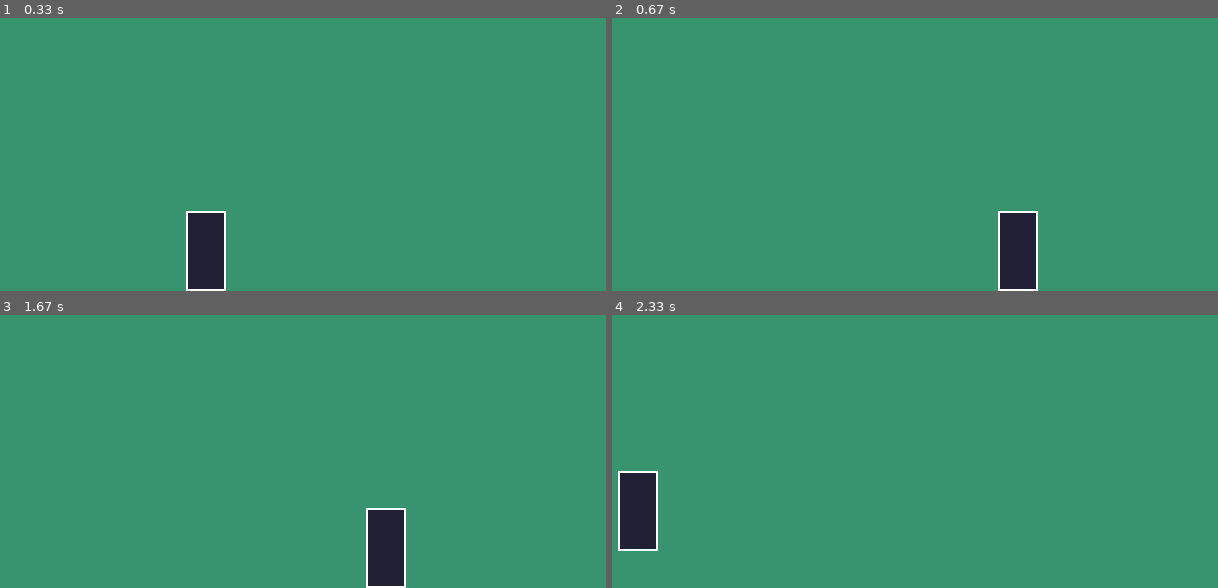
Above: before the commit, frames 1-4 (two rows, left to right).
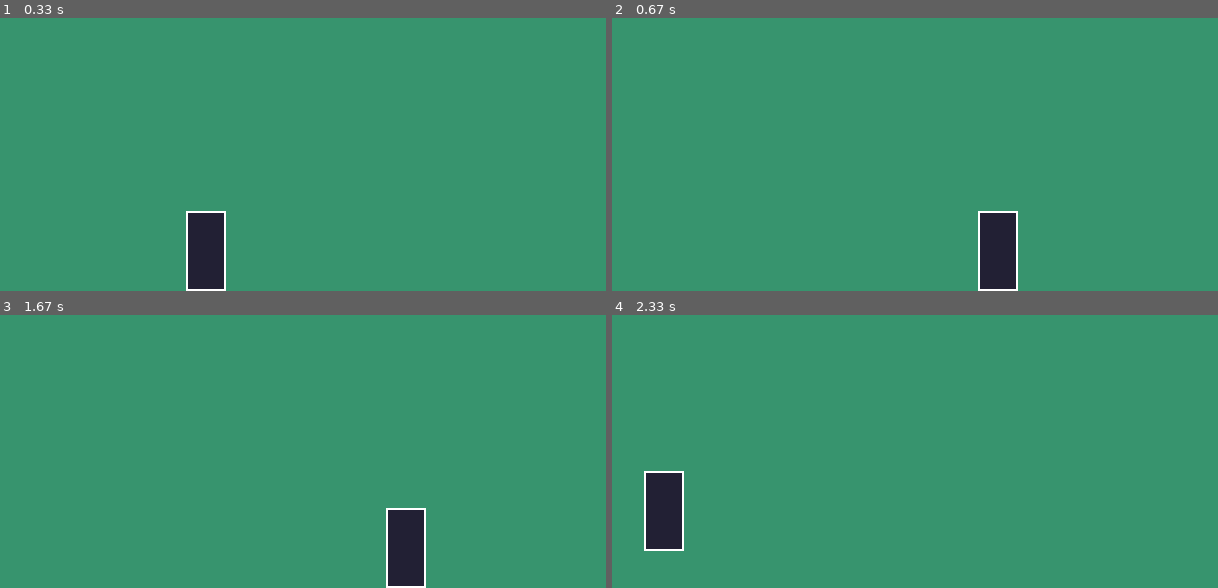
Above: after the commit, the same moments.

Repository: thePotatanata/pygame-platformer
Game: pygame game, started from main.py
Same seed, same stepped clock (60 frames per second), same inputs: the game is played once before the commit and once after it.
Inputs:
- Up to frame 1 (0.33 s): no input
- Up to frame 2 (0.67 s): hold D from 0.33 s (still down)
- Up to frame 3 (1.67 s): release D at 0.8 s; hold D 0.83-1.3 s; tap Space at 0.9, 1.2, 1.4 s; hold A from 1.33 s (still down)
- Up to frame 4 (2.33 s): tap Space at 1.7, 1.97, 2.27 s; release A at 1.87 s; hold A 1.9-2.3 s

Frame 1 is identical in both runs. In frame 2, 2.1% of the frame differs, in the area x 60-71%, y 70-100%; in frame 3, 2.1%; in frame 4, 2.7%, in the area x 0-12%, y 57-87%.

Commit message:
refined player x movement

Diff:
--- a/main.py
+++ b/main.py
@@ -2,6 +2,7 @@
 
 #import libraries
 import pygame
+import random
 
 #initialise pygame
 pygame.init()
@@ -20,6 +21,7 @@
 
 #game variables
 GRAVITY = 1
+FRICTION = 0.9
 
 #colour
 WHITE = (255, 255, 255)
@@ -38,6 +40,7 @@
         self.rect = pygame.Rect(0, 0, self.width, self.height)
         self.rect.center = (x, y)
         self.vel_y = 0
+        self.vel_x = 0
         self.flip = False
 
     def move(self):
@@ -48,11 +51,14 @@
         #process keypresses
         key = pygame.key.get_pressed()
         if key[pygame.K_a]:
-            dx = -10
+            self.vel_x = -10
             self.flip = True
         if key[pygame.K_d]:
-            dx = 10
+            self.vel_x = 10
             self.flip = False
+
+        self.vel_x = self.vel_x * FRICTION
+        dx += self.vel_x
 
         #gravity
         self.vel_y += GRAVITY
@@ -81,6 +87,8 @@
         pygame.draw.rect(screen, WHITE, self.rect, 2)
 
 
+
+#player instance
 player = Player(SCREEN_WIDTH // 2, SCREEN_HEIGHT // 2)
 
 #game loop
